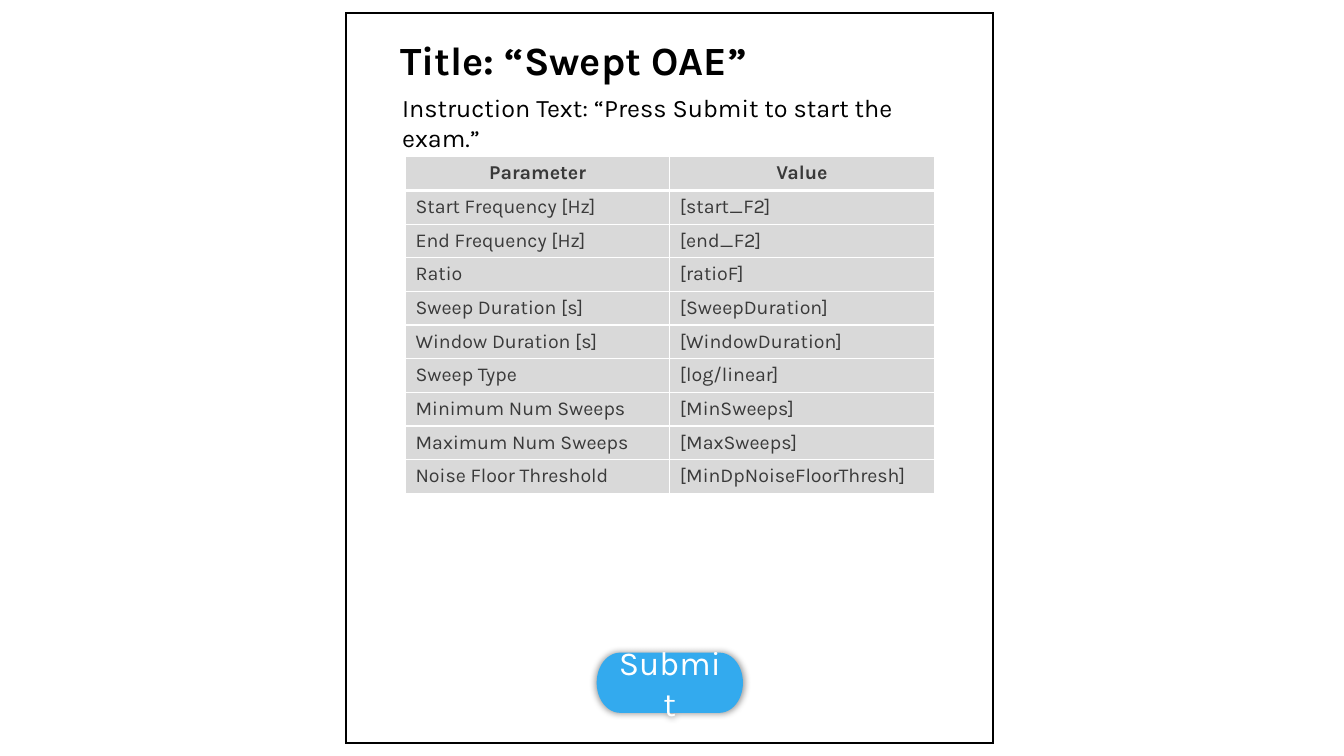
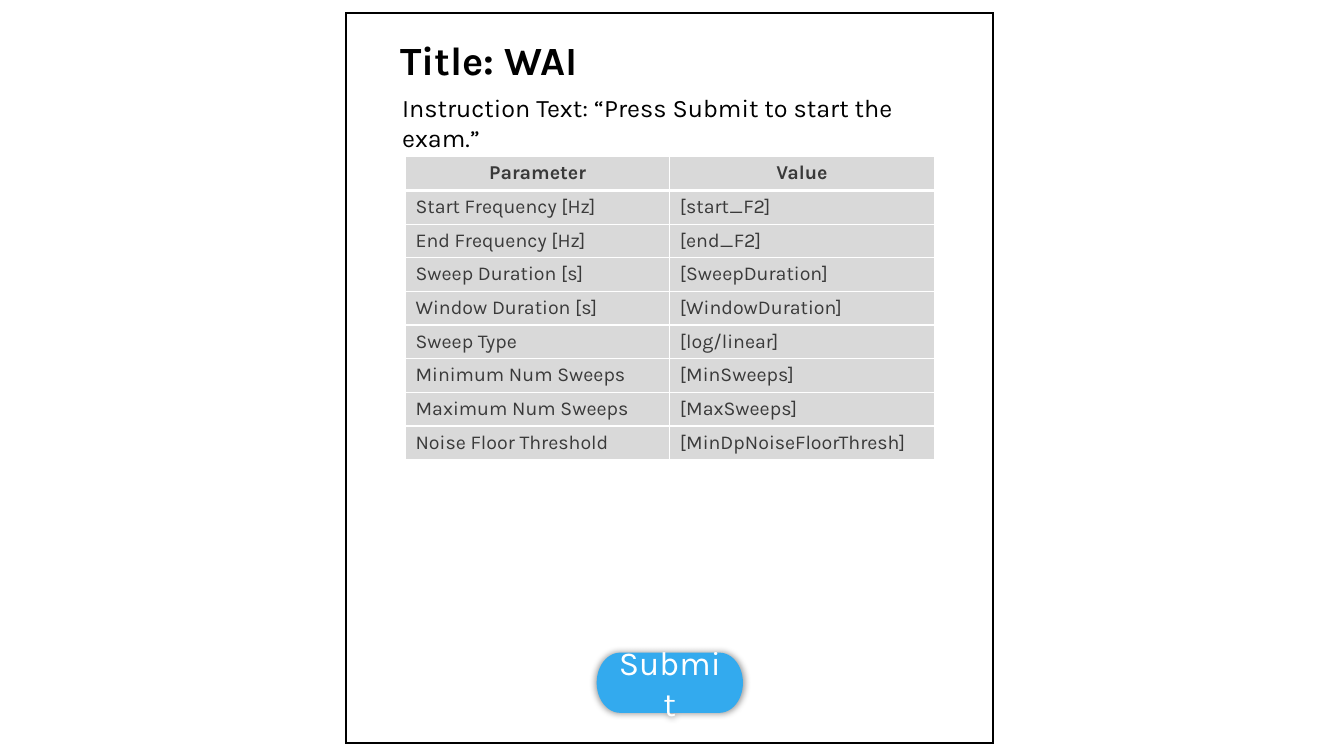
Before and after one commit to OpenHearing/TabSINT, a slide deck: slide 1 of Specifications/wideband-acoustic-immittance/GUI-Screens.pptx. Drawn at 1344x756 pixels with LibreOffice and Linux fonts; fonts in the diff are those of the drawing; grey boxes stand for pictures. Boxes give left, top, right and bottom in pixels: in the first picture for what was removed or moved away, otherwise in the second. Text is boxed around its words. In the diff, an @@ line names an element or a change of style, - is before the commit and + after.

```diff
--- a/Specifications/wideband-acoustic-immittance/GUI-Screens.pptx
+++ b/Specifications/wideband-acoustic-immittance/GUI-Screens.pptx
@@ text at (400,46,577,76): text changed @@
-Title: “Swept OAE”
+Title: WAI
@@ table at (405,157,934,460) @@
-row 4: Ratio | [ratioF]
```
Also in this commit, not shown: 2 other slides changed, 3 other files.
